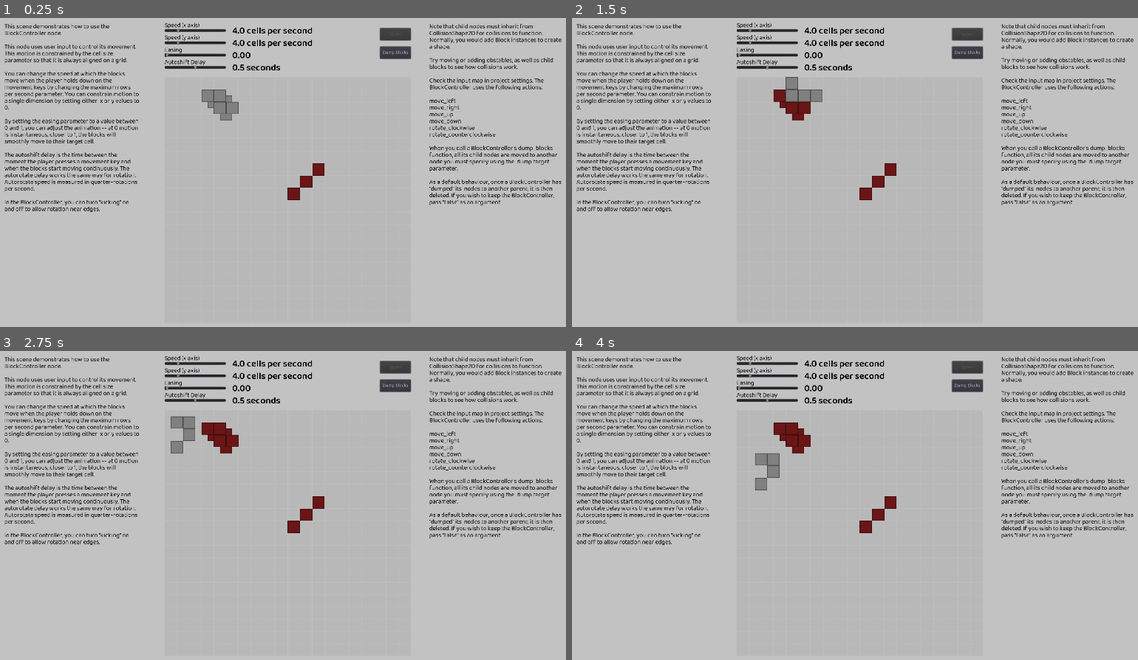
Above: before the commit, frames 1-4 (two rows, left to right).
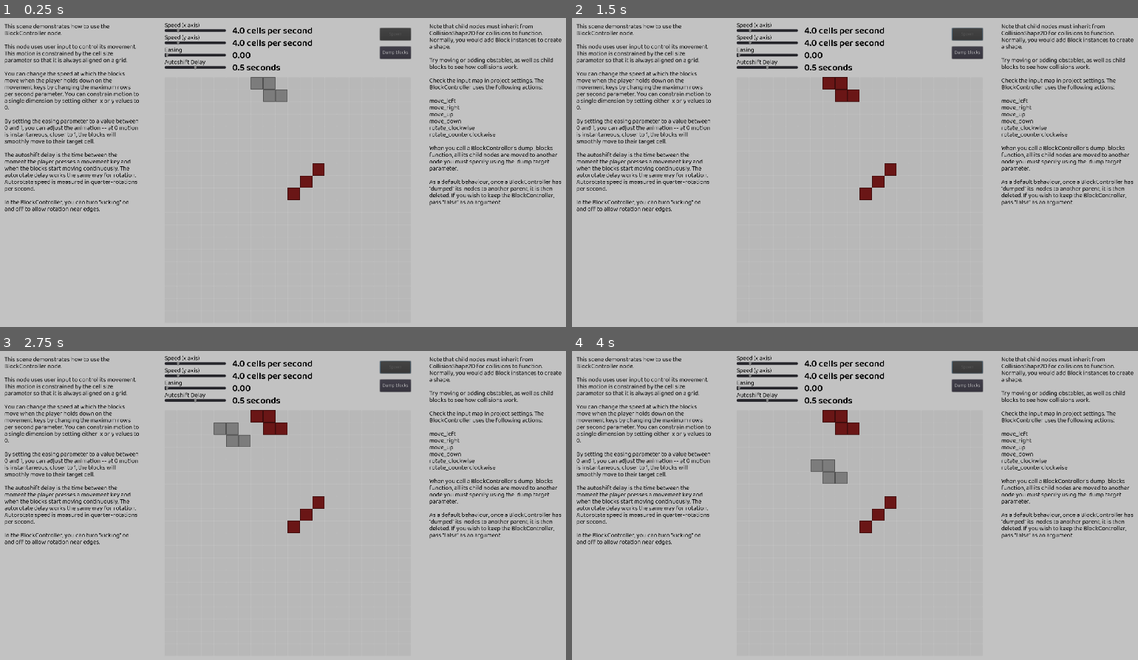
Above: after the commit, the same moments.

Repository: jmpelletier/GRP-Falling-Blocks
Game: Godot game, scene res://Scenes/Demos/BlockControlDemo.tscn
The game is run twice, just before and just after one commit, with the same random seed, the same clock (stepped at 60 frames per second) and the same inputs. The project has no main scene, so this scene is started directly.
Inputs:
- Up to frame 1 (0.25 s): no input
- Up to frame 2 (1.5 s): click "Dump blocks" at 0.5 s; click "Spawn" at 1.25 s
- Up to frame 3 (2.75 s): tap Enter at 2 s; hold Right (move_right) from 2.03 s (still down); hold X (rotate_clockwise) from 2.03 s (still down)
- Up to frame 4 (4 s): release Right (move_right) at 2.78 s; release X (rotate_clockwise) at 2.78 s; hold Down (move_down) 2.78-3.53 s; tap Z (rotate_counterclockwise) at 2.85 s; hold Right (move_right) from 3.53 s (still down); hold X (rotate_clockwise) from 3.53 s (still down)

The runs differ from the first frame. In frame 1, 0.8% of the frame differs, in the area x 35-51%, y 19-34%; in frame 2, 1.0%; in frame 3, 1.3%; in frame 4, 1.5%, in the area x 32-51%, y 19-46%.

Commit message:
Fixed shape rotation

Diff:
--- /dev/null
+++ b/Scenes/BlockController.tscn
@@ -0,0 +1,7 @@
+[gd_scene load_steps=2 format=2]
+
+[ext_resource path="res://Scripts/BlockController.gd" type="Script" id=1]
+
+[node name="BlockController" type="KinematicBody2D"]
+script = ExtResource( 1 )
+dump_target = NodePath("../Grid/Obstacles")
--- a/Scenes/Demos/BlockControlDemo.tscn
+++ b/Scenes/Demos/BlockControlDemo.tscn
@@ -1,7 +1,7 @@
 [gd_scene load_steps=17 format=2]
 
 [ext_resource path="res://Scenes/Demos/Shapes/L_Shape.tscn" type="PackedScene" id=1]
-[ext_resource path="res://Scenes/Demos/Shapes/BlockControllerShape1.tscn" type="PackedScene" id=2]
+[ext_resource path="res://Scenes/BlockController.tscn" type="PackedScene" id=2]
 [ext_resource path="res://Sprites/GridSquare.png" type="Texture" id=3]
 [ext_resource path="res://Fonts/BalooTamma2-SemiBold.ttf" type="DynamicFontData" id=4]
 [ext_resource path="res://Scenes/Tools/LabeledHSlider.tscn" type="PackedScene" id=5]
@@ -24,7 +24,11 @@
 
 [node name="BlockControlDemo" type="Node2D"]
 script = ExtResource( 7 )
+default_shape = 6
 spawn_scenes = [ ExtResource( 10 ), ExtResource( 11 ), ExtResource( 1 ), ExtResource( 9 ), ExtResource( 13 ), ExtResource( 12 ), ExtResource( 14 ) ]
+
+[node name="BlockController" parent="." instance=ExtResource( 2 )]
+position = Vector2( 940, 280 )
 
 [node name="Grid" type="TextureRect" parent="."]
 margin_left = 580.0
@@ -68,10 +72,6 @@
 
 [node name="Block3" parent="Grid/Obstacles" instance=ExtResource( 8 )]
 position = Vector2( 420, 380 )
-
-[node name="BlockController" parent="." instance=ExtResource( 2 )]
-position = Vector2( 780, 280 )
-autorotate_delay = 1.0
 
 [node name="UI" type="Control" parent="."]
 anchor_right = 1.0
@@ -238,7 +238,6 @@
 [connection signal="pressed" from="UI/DumpBlocksButton" to="." method="_on_DumpBlocksButton_pressed"]
 [connection signal="pressed" from="UI/SpawnButton" to="." method="_on_SpawnButton_pressed"]
 
-[editable path="BlockController"]
 [editable path="UI/HorizontalSpeedSlider"]
 [editable path="UI/VerticalSpeedSlider"]
 [editable path="UI/EasingSlider"]
--- a/Scenes/Demos/FallingBlocksDemo.tscn
+++ b/Scenes/Demos/FallingBlocksDemo.tscn
@@ -1,18 +1,24 @@
-[gd_scene load_steps=8 format=2]
+[gd_scene load_steps=14 format=2]
 
 [ext_resource path="res://Scenes/Demos/Scripts/FallingBlocksDemo.gd" type="Script" id=1]
 [ext_resource path="res://Scenes/Tools/QuantizedTimer.tscn" type="PackedScene" id=2]
-[ext_resource path="res://Scenes/Demos/Shapes/BlockControllerShape2.tscn" type="PackedScene" id=4]
-[ext_resource path="res://Scenes/Demos/Shapes/BlockControllerShape1.tscn" type="PackedScene" id=7]
+[ext_resource path="res://Scenes/BlockController.tscn" type="PackedScene" id=3]
+[ext_resource path="res://Scenes/Demos/Shapes/L_Shape.tscn" type="PackedScene" id=4]
+[ext_resource path="res://Scenes/Demos/Shapes/O_Shape.tscn" type="PackedScene" id=5]
+[ext_resource path="res://Scenes/Demos/Shapes/I_Shape.tscn" type="PackedScene" id=6]
+[ext_resource path="res://Scenes/Demos/Shapes/J_Shape.tscn" type="PackedScene" id=7]
 [ext_resource path="res://Sprites/GridSquare.png" type="Texture" id=8]
 [ext_resource path="res://Fonts/StatsHeadingFont.tres" type="DynamicFont" id=9]
+[ext_resource path="res://Scenes/Demos/Shapes/T_Shape.tscn" type="PackedScene" id=10]
+[ext_resource path="res://Scenes/Demos/Shapes/S_Shape.tscn" type="PackedScene" id=11]
+[ext_resource path="res://Scenes/Demos/Shapes/Z_Shape.tscn" type="PackedScene" id=12]
 
 [sub_resource type="RectangleShape2D" id=1]
 extents = Vector2( 440, 20 )
 
 [node name="FallingBlocksDemo" type="Node2D"]
 script = ExtResource( 1 )
-spawn_scenes = [ ExtResource( 7 ), ExtResource( 4 ) ]
+spawn_scenes = [ ExtResource( 6 ), ExtResource( 7 ), ExtResource( 4 ), ExtResource( 5 ), ExtResource( 11 ), ExtResource( 10 ), ExtResource( 12 ) ]
 
 [node name="Grid" type="TextureRect" parent="."]
 margin_left = 580.0
@@ -71,15 +77,15 @@
 margin_bottom = 809.0
 custom_fonts/font = ExtResource( 9 )
 custom_colors/font_color = Color( 0, 0, 0, 1 )
-text = "This scene demonstrates how to combine the BlockController with a QuantizedTimer to cause blocks to fall as though under the influence of gravity.
-
-The BlockController is not in the node tree at first but is instantiated (spawned) from the script on the root node."
+text = "This scene demonstrates how to combine the BlockController with a QuantizedTimer to cause blocks to fall as though under the influence of gravity."
 autowrap = true
 __meta__ = {
 "_edit_use_anchors_": false
 }
 
 [node name="SpawnPoint" type="Node2D" parent="."]
-position = Vector2( 960, 180 )
+position = Vector2( 940, 280 )
+
+[node name="BlockController" parent="." instance=ExtResource( 3 )]
 
 [connection signal="on_step" from="QuantizedTimer" to="." method="_on_QuantizedTimer_on_step"]
--- a/Scenes/Demos/Scripts/BlockControlDemo.gd
+++ b/Scenes/Demos/Scripts/BlockControlDemo.gd
@@ -4,6 +4,7 @@
 
 extends Node2D
 
+export var default_shape = 0
 export(Array, PackedScene)  var spawn_scenes
 
 var spawn_point = Vector2.ZERO
@@ -16,11 +17,6 @@
 		var new_object = spawn_scenes[i].instance()
 		$BlockController.set_position(spawn_point)
 		$BlockController.grab_blocks(new_object)
-#		add_child(new_object)
-#		new_object.set_position(spawn_point)
-#		new_object.easing = $UI/EasingSlider.value
-#		new_object.maximum_cells_per_second = Vector2($UI/HorizontalSpeedSlider.value, $UI/VerticalSpeedSlider.value)
-#		new_object.dump_target = $Grid/Obstacles
 
 # Called when the node enters the scene tree for the first time.
 func _ready():
@@ -33,7 +29,9 @@
 	spawn_point = $BlockController.position
 	rng.randomize()
 
-	spawn()
+#	spawn()
+	var new_object = spawn_scenes[default_shape].instance()
+	$BlockController.grab_blocks(new_object)
 
 
 func _on_EasingSlider_value_changed(value):
--- a/Scenes/Demos/Scripts/FallingBlocksDemo.gd
+++ b/Scenes/Demos/Scripts/FallingBlocksDemo.gd
@@ -4,8 +4,6 @@
 
 extends Node2D
 
-export var horizontal_speed = 8
-export var easing = 0.5
 export var soft_drop_speedup = 8.0
 export(Array, PackedScene)  var spawn_scenes
 
@@ -13,31 +11,28 @@
 
 var rng = RandomNumberGenerator.new()
 
-var block_controller = null
 var game_over = false
 
 # Spawn another block controller at random
 func spawn():
 	if spawn_scenes.size() > 0:
 		var i = rng.randi_range(0, spawn_scenes.size() - 1)
-		block_controller = spawn_scenes[i].instance()
-		add_child(block_controller)
-
-		block_controller.easing = easing
-		block_controller.maximum_cells_per_second = Vector2(horizontal_speed, 0)
-		block_controller.dump_target = $Grid/Obstacles
+		var new_object = spawn_scenes[i].instance()
+		$BlockController.grab_blocks(new_object)
 
 		# First set the position above the spawn point and try to move it down.
 		# If the move fails, then there is something in the way, and we set
 		# the game over flag to true.
-		block_controller.set_position($SpawnPoint.position - Vector2.UP * block_controller.cell_size.y)
-		var could_move = block_controller.move(0, 1)
+		$BlockController.set_position($SpawnPoint.position - Vector2.UP * $BlockController.cell_size.y)
+		var could_move = $BlockController.move(0, 1)
 		if not could_move:
 			game_over = true
 
 # Called when the node enters the scene tree for the first time.
 func _ready():
 	default_ticks_per_minute = $QuantizedTimer.ticks_per_minute
+	$BlockController.maximum_cells_per_second.y = 0
+	$BlockController.dump_target = $Grid/Obstacles
 	rng.randomize()
 	spawn()
 
@@ -48,10 +43,10 @@
 		$QuantizedTimer.ticks_per_minute = default_ticks_per_minute
 
 func _on_QuantizedTimer_on_step():
-	if block_controller and not game_over:
+	if $BlockController and not game_over:
 		# We try to move the blocks one step down. If this fails,
 		# we "dump" the blocks and spawn another controller.
-		var could_move = block_controller.move(0, 1)
+		var could_move = $BlockController.move(0, 1)
 		if not could_move:
-			block_controller.dump_blocks()
+			$BlockController.dump_blocks()
 			spawn()
--- a/Scenes/Demos/Shapes/BlockControllerShape1.tscn
+++ /dev/null
@@ -1,22 +0,0 @@
-[gd_scene load_steps=4 format=2]
-
-[ext_resource path="res://Scripts/BlockController.gd" type="Script" id=1]
-[ext_resource path="res://Scenes/Block.tscn" type="PackedScene" id=2]
-
-[sub_resource type="RectangleShape2D" id=1]
-extents = Vector2( 19, 19 )
-
-[node name="BlockController" type="KinematicBody2D"]
-script = ExtResource( 1 )
-dump_target = NodePath("../Grid/Obstacles")
-
-[node name="Block" parent="." instance=ExtResource( 2 )]
-position = Vector2( -40, 0 )
-shape = SubResource( 1 )
-
-[node name="Block2" parent="." instance=ExtResource( 2 )]
-shape = SubResource( 1 )
-
-[node name="Block3" parent="." instance=ExtResource( 2 )]
-position = Vector2( 0, 40 )
-shape = SubResource( 1 )
--- a/Scenes/Demos/Shapes/BlockControllerShape2.tscn
+++ /dev/null
@@ -1,22 +0,0 @@
-[gd_scene load_steps=4 format=2]
-
-[ext_resource path="res://Scripts/BlockController.gd" type="Script" id=1]
-[ext_resource path="res://Scenes/Block.tscn" type="PackedScene" id=2]
-
-[sub_resource type="RectangleShape2D" id=1]
-extents = Vector2( 19, 19 )
-
-[node name="BlockController" type="KinematicBody2D"]
-script = ExtResource( 1 )
-dump_target = NodePath("../Grid/Obstacles")
-
-[node name="Block" parent="." instance=ExtResource( 2 )]
-shape = SubResource( 1 )
-
-[node name="Block2" parent="." instance=ExtResource( 2 )]
-position = Vector2( 40, 0 )
-shape = SubResource( 1 )
-
-[node name="Block3" parent="." instance=ExtResource( 2 )]
-position = Vector2( -40, 0 )
-shape = SubResource( 1 )
--- a/Scenes/Demos/Shapes/I_Shape.tscn
+++ b/Scenes/Demos/Shapes/I_Shape.tscn
@@ -15,3 +15,5 @@
 
 [node name="Block4" parent="." instance=ExtResource( 1 )]
 position = Vector2( -60, -20 )
+
+[node name="Pivot" type="Node2D" parent="."]
--- a/Scenes/Demos/Shapes/J_Shape.tscn
+++ b/Scenes/Demos/Shapes/J_Shape.tscn
@@ -15,3 +15,6 @@
 
 [node name="Block4" parent="." instance=ExtResource( 1 )]
 position = Vector2( -20, -60 )
+
+[node name="Pivot" type="Node2D" parent="."]
+position = Vector2( 20, -20 )
--- a/Scenes/Demos/Shapes/L_Shape.tscn
+++ b/Scenes/Demos/Shapes/L_Shape.tscn
@@ -15,3 +15,6 @@
 
 [node name="Block4" parent="." instance=ExtResource( 1 )]
 position = Vector2( 20, -60 )
+
+[node name="Pivot" type="Node2D" parent="."]
+position = Vector2( -20, -20 )
--- a/Scenes/Demos/Shapes/O_Shape.tscn
+++ b/Scenes/Demos/Shapes/O_Shape.tscn
@@ -5,13 +5,16 @@
 [node name="I_Shape" type="Node2D"]
 
 [node name="Block" parent="." instance=ExtResource( 1 )]
+position = Vector2( -20, -60 )
+
+[node name="Block2" parent="." instance=ExtResource( 1 )]
+position = Vector2( 20, -60 )
+
+[node name="Block3" parent="." instance=ExtResource( 1 )]
+position = Vector2( 20, -20 )
+
+[node name="Block4" parent="." instance=ExtResource( 1 )]
 position = Vector2( -20, -20 )
 
-[node name="Block2" parent="." instance=ExtResource( 1 )]
-position = Vector2( 20, -20 )
-
-[node name="Block3" parent="." instance=ExtResource( 1 )]
-position = Vector2( 20, 20 )
-
-[node name="Block4" parent="." instance=ExtResource( 1 )]
-position = Vector2( -20, 20 )
+[node name="Pivot" type="Node2D" parent="."]
+position = Vector2( 0, -40 )
--- a/Scenes/Demos/Shapes/S_Shape.tscn
+++ b/Scenes/Demos/Shapes/S_Shape.tscn
@@ -5,13 +5,16 @@
 [node name="I_Shape" type="Node2D"]
 
 [node name="Block" parent="." instance=ExtResource( 1 )]
-position = Vector2( 20, 20 )
+position = Vector2( -20, -20 )
 
 [node name="Block2" parent="." instance=ExtResource( 1 )]
-position = Vector2( 20, -20 )
+position = Vector2( -20, -60 )
 
 [node name="Block3" parent="." instance=ExtResource( 1 )]
-position = Vector2( 60, -20 )
+position = Vector2( 20, -60 )
 
 [node name="Block4" parent="." instance=ExtResource( 1 )]
-position = Vector2( -20, 20 )
+position = Vector2( -60, -20 )
+
+[node name="Pivot" type="Node2D" parent="."]
+position = Vector2( -20, -20 )
--- a/Scenes/Demos/Shapes/T_Shape.tscn
+++ b/Scenes/Demos/Shapes/T_Shape.tscn
@@ -5,13 +5,16 @@
 [node name="I_Shape" type="Node2D"]
 
 [node name="Block" parent="." instance=ExtResource( 1 )]
-position = Vector2( -20, 20 )
+position = Vector2( -20, -20 )
 
 [node name="Block2" parent="." instance=ExtResource( 1 )]
-position = Vector2( -20, -20 )
+position = Vector2( -20, -60 )
 
 [node name="Block3" parent="." instance=ExtResource( 1 )]
-position = Vector2( -60, 20 )
+position = Vector2( -60, -20 )
 
 [node name="Block4" parent="." instance=ExtResource( 1 )]
-position = Vector2( 20, 20 )
+position = Vector2( 20, -20 )
+
+[node name="Pivot" type="Node2D" parent="."]
+position = Vector2( -20, -20 )
--- a/Scenes/Demos/Shapes/Z_Shape.tscn
+++ b/Scenes/Demos/Shapes/Z_Shape.tscn
@@ -5,13 +5,16 @@
 [node name="I_Shape" type="Node2D"]
 
 [node name="Block" parent="." instance=ExtResource( 1 )]
-position = Vector2( -20, 20 )
+position = Vector2( -20, -20 )
 
 [node name="Block2" parent="." instance=ExtResource( 1 )]
-position = Vector2( -20, -20 )
+position = Vector2( -20, -60 )
 
 [node name="Block3" parent="." instance=ExtResource( 1 )]
-position = Vector2( -60, -20 )
+position = Vector2( -60, -60 )
 
 [node name="Block4" parent="." instance=ExtResource( 1 )]
-position = Vector2( 20, 20 )
+position = Vector2( 20, -20 )
+
+[node name="Pivot" type="Node2D" parent="."]
+position = Vector2( -20, -20 )
--- a/Scripts/BlockController.gd
+++ b/Scripts/BlockController.gd
@@ -36,6 +36,7 @@
 export(NodePath) var dump_target
 
 var target_position:Vector2
+var rotation_pivot = Vector2.ZERO
 var autoshift_motion = Vector2.ZERO
 var autoshift_wait_time = 0
 var autorotate_wait_time = 0
@@ -100,9 +101,13 @@
 # This function moves all the child nodes of target to this BlockController.
 # Use this when spawning new shapes.
 func grab_blocks(target:Node2D, destroy_target = true):
+	rotation_pivot = Vector2.ZERO
 	for child in target.get_children():
 		target.remove_child(child)
-		add_child(child)
+		if child.name == "Pivot" or child.name == "pivot":
+			rotation_pivot = child.position
+		else:
+			add_child(child)
 	if destroy_target:
 		target.queue_free()
 
@@ -120,11 +125,12 @@
 
 func _rotate_node(node, theta):
 	if node is Node2D:
-		var l = node.position.length()
-		var a = node.position.angle()
+		var p = node.position - rotation_pivot
+		var l = p.length()
+		var a = p.angle()
 		a += theta
-		var x = round(cos(a) * l / cell_size.x) * cell_size.x
-		var y = round(sin(a) * l / cell_size.y) * cell_size.y
+		var x = cos(a) * l + rotation_pivot.x
+		var y = sin(a) * l + rotation_pivot.y
 		node.position = Vector2(x, y)
 
 func _rotate_blocks(theta):
